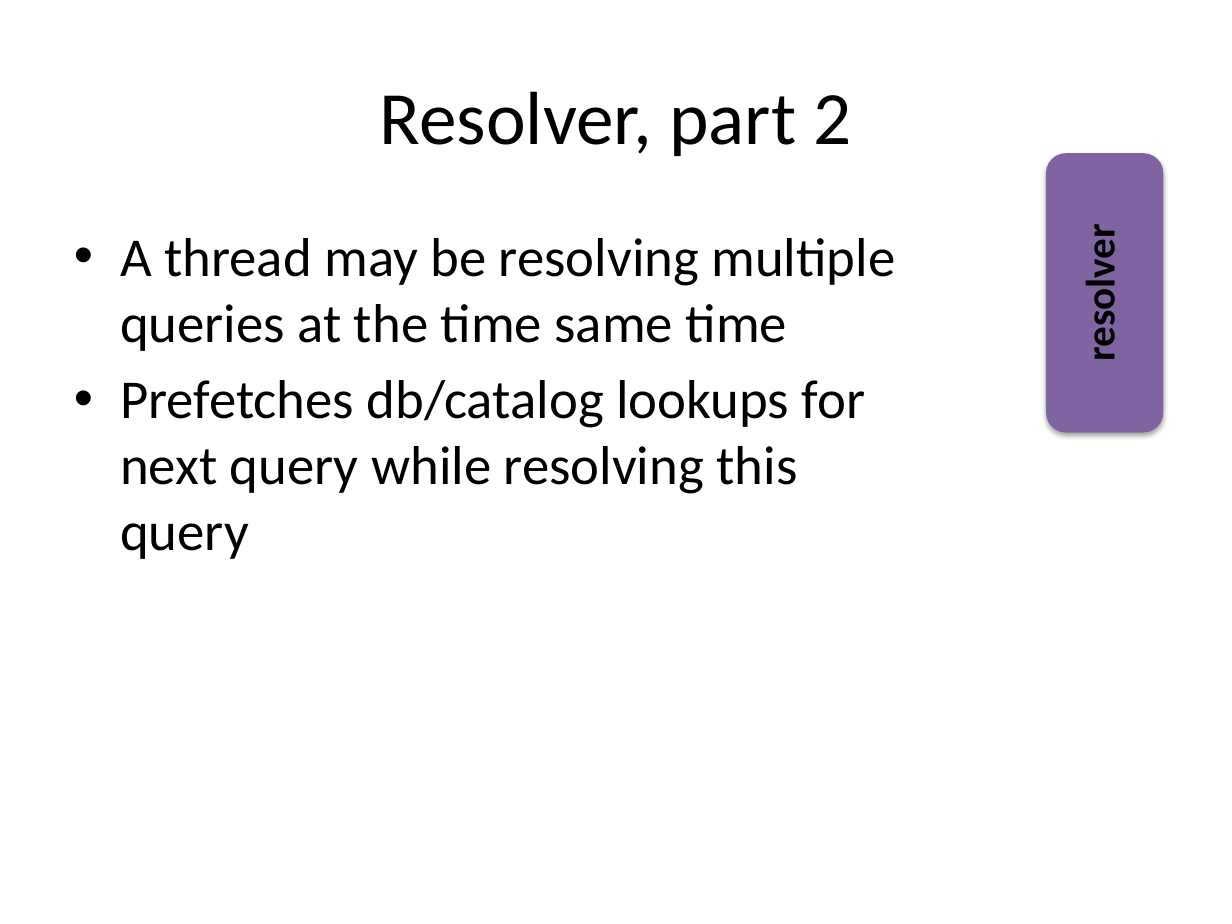
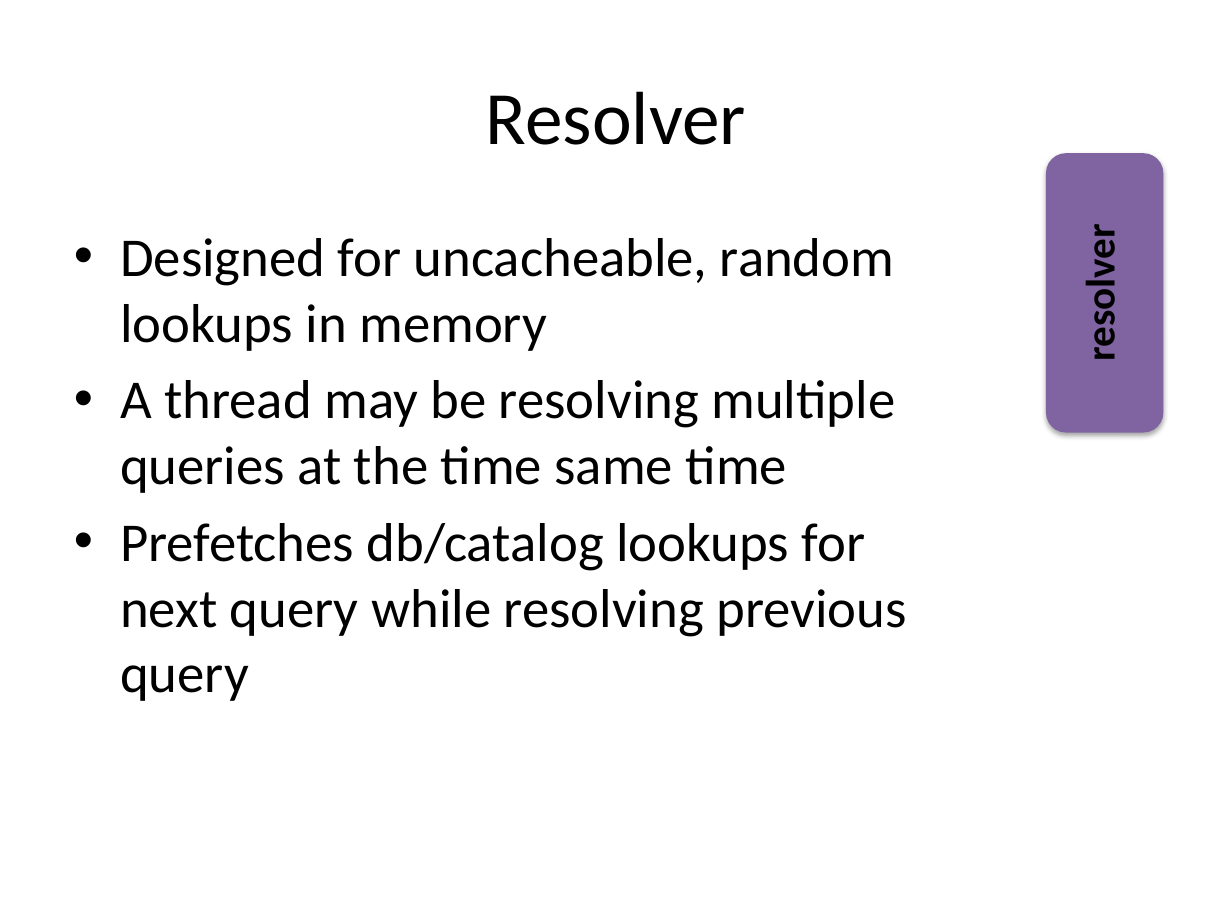
Before and after one commit to robertdavidgraham/robdns, a slide deck: slide 24 of doc/high-level-design.pptx (slide 7 before the commit). Drawn at 1232x924 pixels with LibreOffice and Linux fonts; fonts in the diff are those of the drawing. Boxes give left, top, right and bottom in pixels: in the first picture for what was removed or moved away, otherwise in the second. Text is boxed around its words. In the diff, an @@ line names an element or a change of style, - is before the commit and + after.

```diff
--- a/doc/high-level-design.pptx
+++ b/doc/high-level-design.pptx
@@ title at [486, 91, 746, 145]: text changed @@
-Resolver, part 2
+Resolver
@@ text at [120, 238, 894, 351]: paragraph added @@
+• Designed for uncacheable, random lookups in memory
@@ text at [120, 523, 906, 701]: text changed @@
-• Prefetches db/catalog lookups for next query while resolving this query
+• Prefetches db/catalog lookups for next query while resolving previous query
```
Also in this commit, not shown: 7 other slides changed, 20 slides added, 16 other files.
